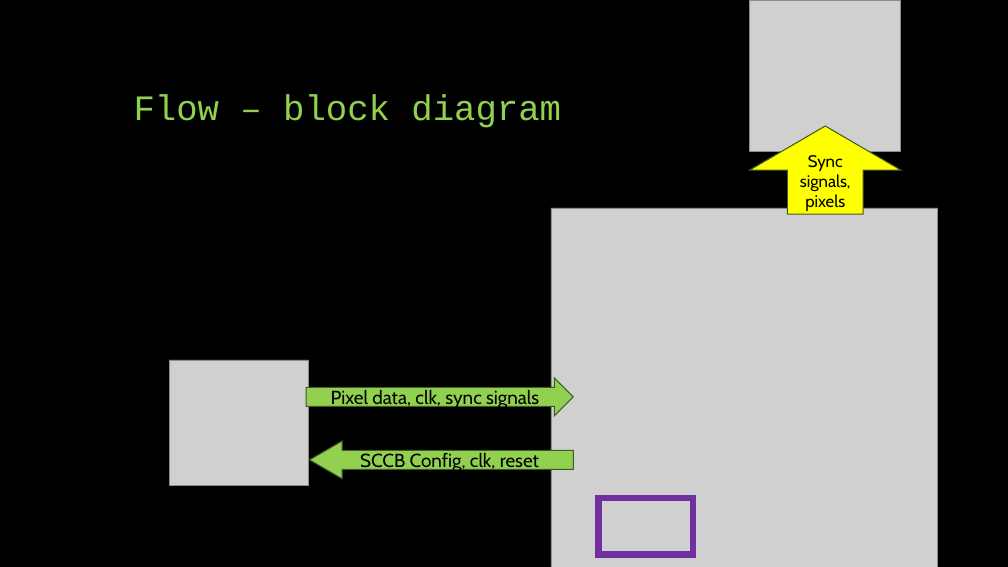
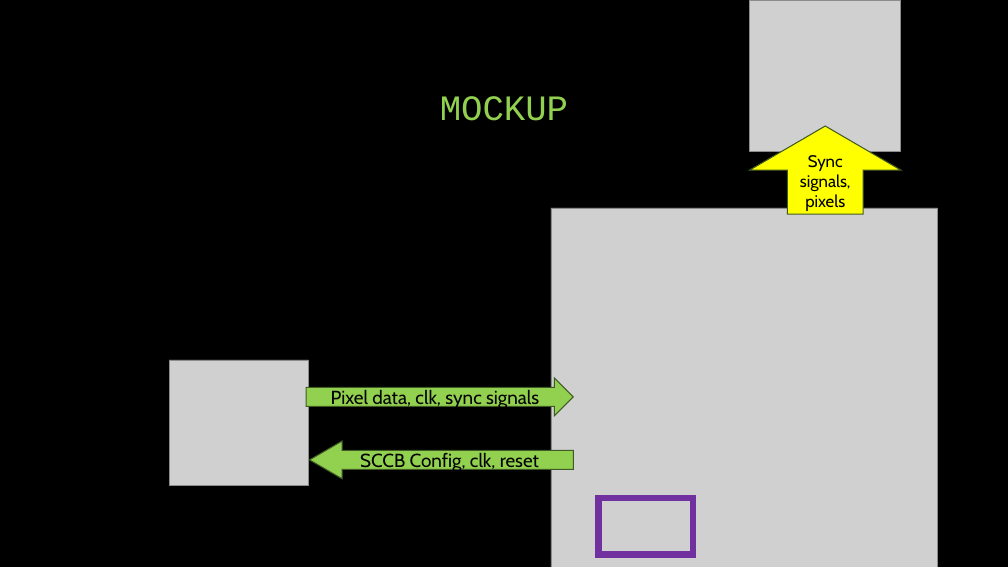
Before and after one commit to idowein/FPGA-image-interpolator, a slide deck: slide 7 of datasheets/Digital Zoom presentation.pptx (slide 6 before the commit). Drawn at 1008x567 pixels with LibreOffice and Linux fonts; fonts in the diff are those of the drawing; grey boxes stand for pictures. Boxes give left, top, right and bottom in pixels: in the first picture for what was removed or moved away, otherwise in the second. Text is boxed around its words. In the diff, an @@ line names an element or a change of style, - is before the commit and + after.

```diff
--- a/datasheets/Digital Zoom presentation.pptx
+++ b/datasheets/Digital Zoom presentation.pptx
@@ title at [440,96,568,121]: text changed @@
-Flow – block diagram
+MOCKUP
```
Also in this commit, not shown: 5 other slides changed, 6 slides added, 3 slides removed, 5 other files.
